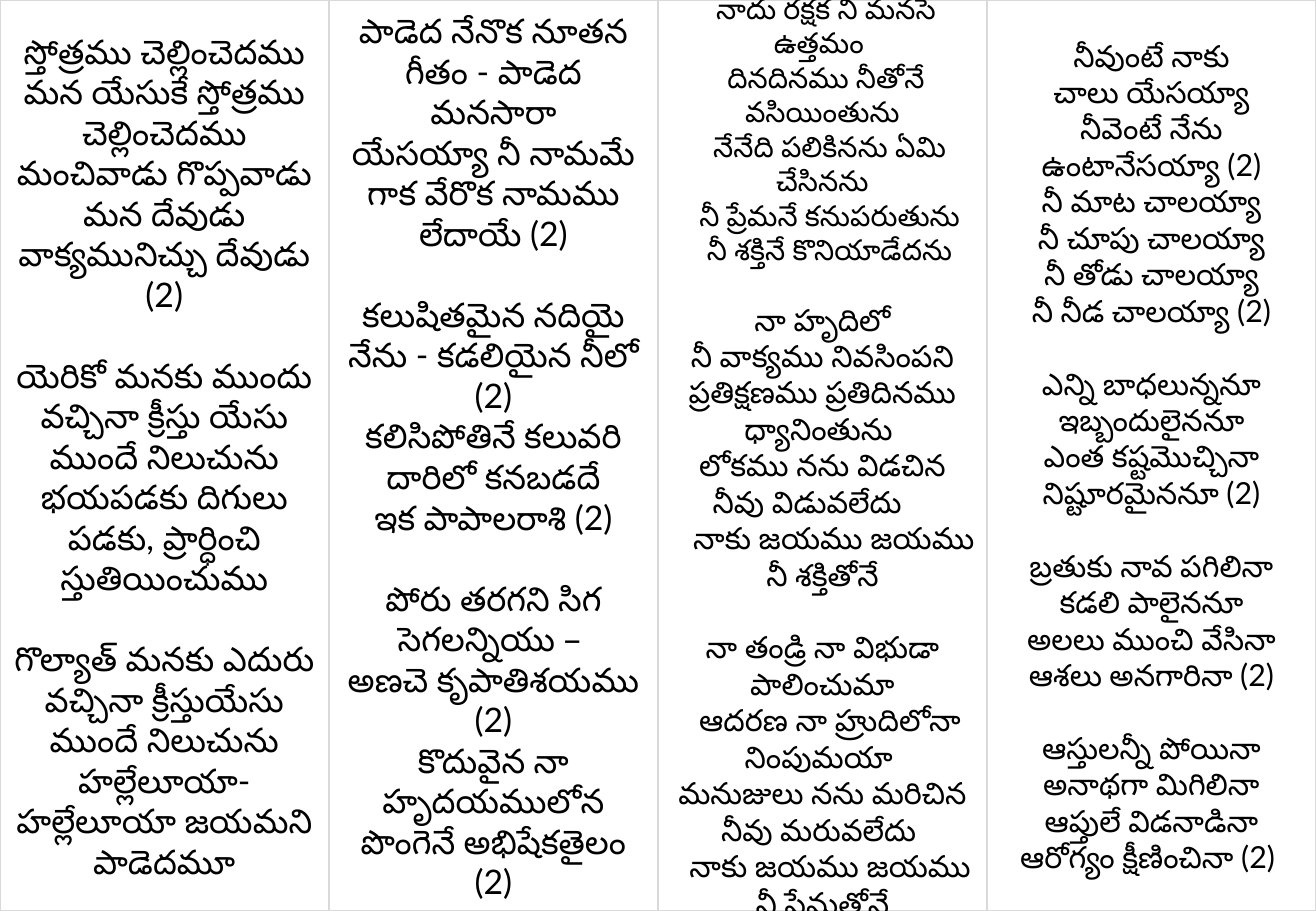
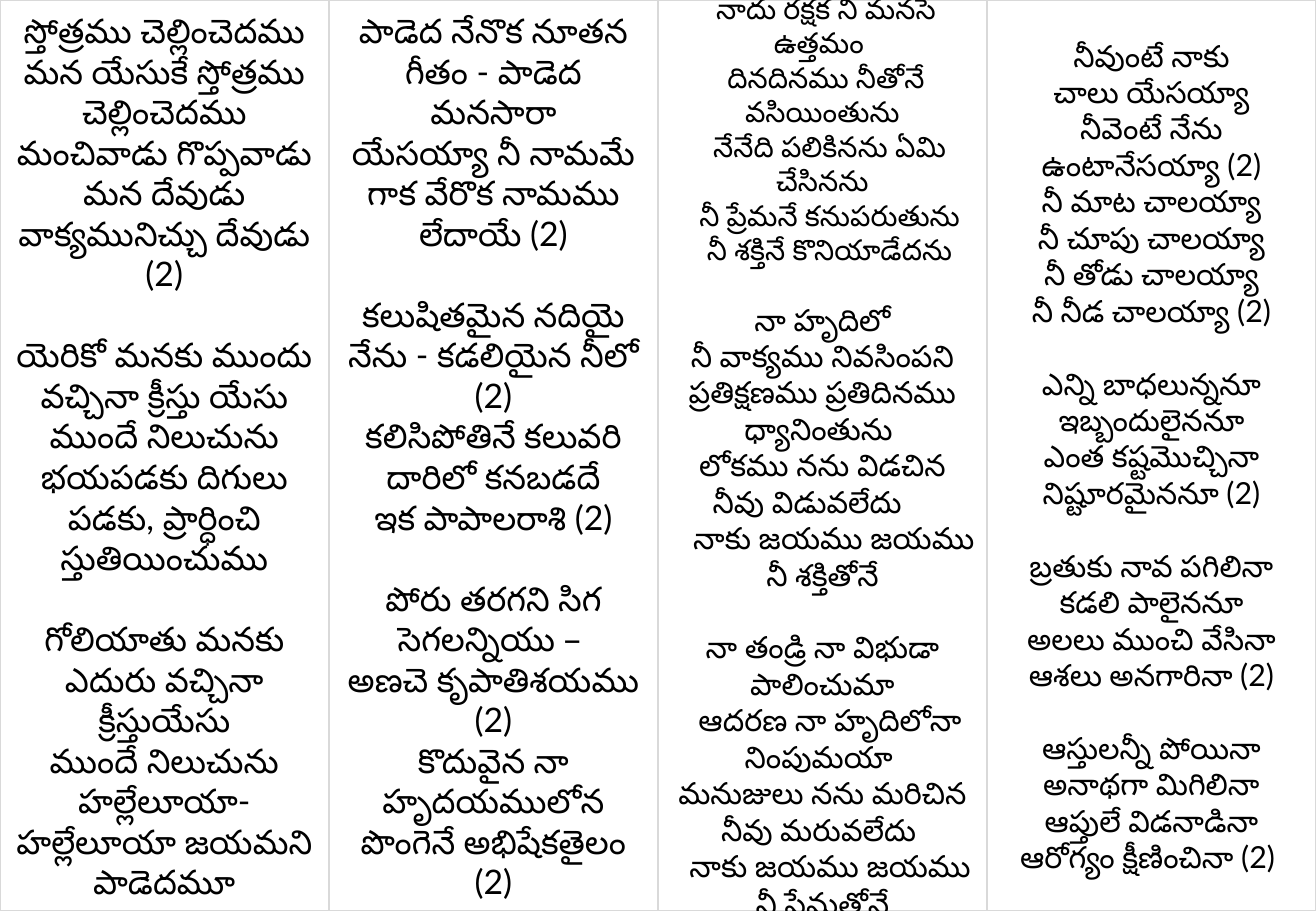
Before and after one commit to venu-webdev/songsDb, a slide deck: slide 1 of xerox.pptx. Drawn at 1316x911 pixels with LibreOffice and Linux fonts; fonts in the diff are those of the drawing. Boxes give left, top, right and bottom in pixels: in the first picture for what was removed or moved away, otherwise in the second. Text is boxed around its words. In the diff, an @@ line names an element or a change of style, - is before the commit and + after.

```diff
--- a/xerox.pptx
+++ b/xerox.pptx
@@ text in rectangle at bbox=[44, 626, 285, 748]: text changed @@
-గొల్యాత్ మనకు ఎదురు వచ్చినా క్రీస్తుయేసు
+గోలియాతు మనకు ఎదురు వచ్చినా క్రీస్తుయేసు
@@ text in rectangle at bbox=[698, 709, 961, 773]: text changed @@
-ఆదరణ నా హ్రుదిలోనా నింపుమయా
+ఆదరణ నా హృదిలోనా నింపుమయా
```
Also in this commit, not shown: 3 other files.
